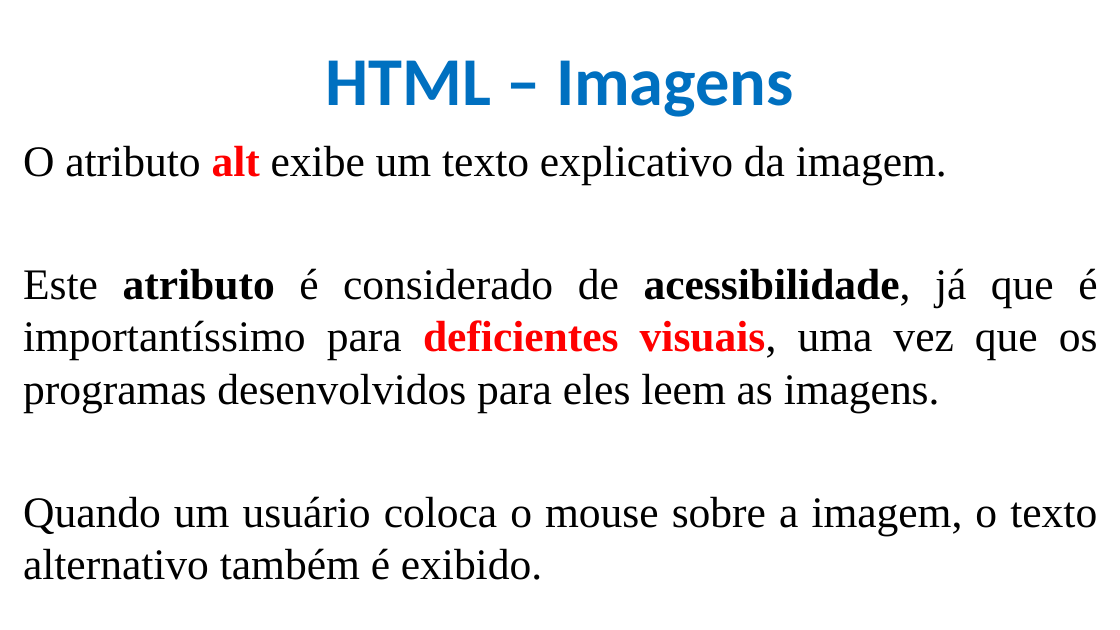
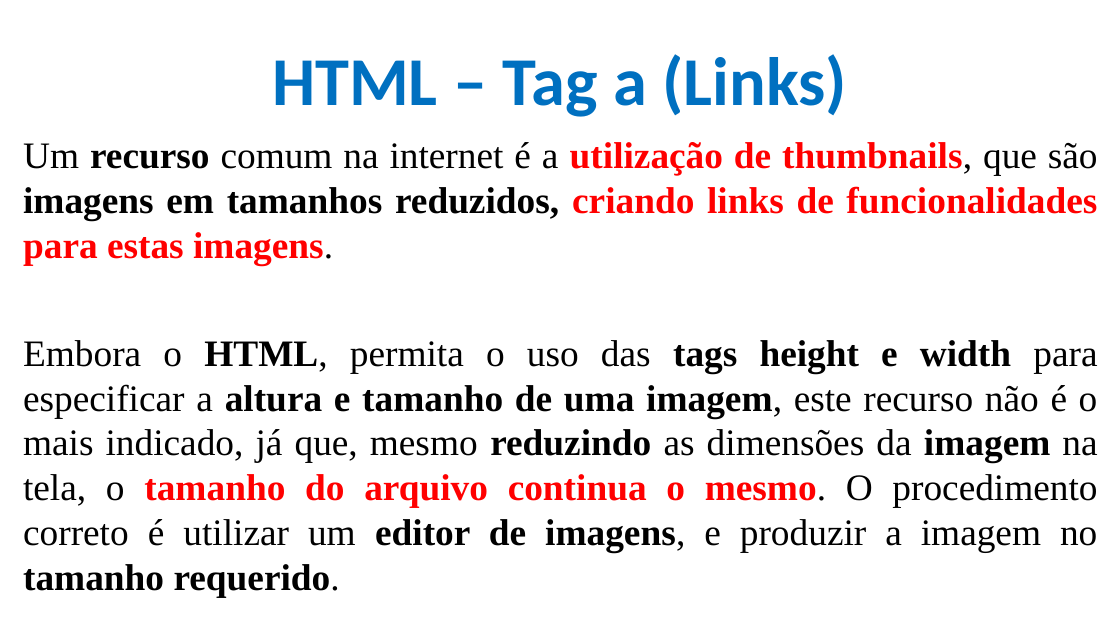
Before and after one commit to CloudEducationBrazil/WydenDesenvolvimentoWebJAVA, a slide deck: slide 12 of 01 Classes/frontend/Aula 03 Desenvolvimento de Software Java - HTML.pptx (slide 27 before the commit). Drawn at 1120x630 pixels with LibreOffice and Linux fonts; fonts in the diff are those of the drawing; background and template pictures are left out. Boxes give left, top, right and bottom in pixels: in the first picture for what was removed or moved away, otherwise in the second. Text is boxed around its words. In the diff, an @@ line names an element or a change of style, - is before the commit and + after.

```diff
--- a/01 Classes/frontend/Aula 03 Desenvolvimento de Software Java - HTML.pptx
+++ b/01 Classes/frontend/Aula 03 Desenvolvimento de Software Java - HTML.pptx
@@ title at <box>272,54,846,117</box>: text changed @@
-HTML – Imagens
+HTML – Tag a (Links)
@@ text at <box>23,142,1098,597</box>: text changed; size 28 to 24 pt; bold on @@
-O atributo alt exibe um texto explicativo da imagem.
-Este atributo é considerado de acessibilidade, já que é importantíssimo para deficientes visuais, uma vez que os programas desenvolvidos para eles leem as imagens.
-Quando um usuário coloca o mouse sobre a imagem, o texto alternativo também é exibido.
+Um recurso comum na internet é a utilização de thumbnails, que são imagens em tamanhos reduzidos, criando links de funcionalidades para estas imagens.
+Embora o HTML, permita o uso das tags height e width para especificar a altura e tamanho de uma imagem, este recurso não é o mais indicado, já que, mesmo reduzindo as dimensões da imagem na tela, o tamanho do arquivo continua o mesmo. O procedimento correto é utilizar um editor de imagens, e produzir a imagem no tamanho requerido.
```
Also in this commit, not shown: 1 other slide changed, 48 slides added, 25 slides removed, 38 other files.
